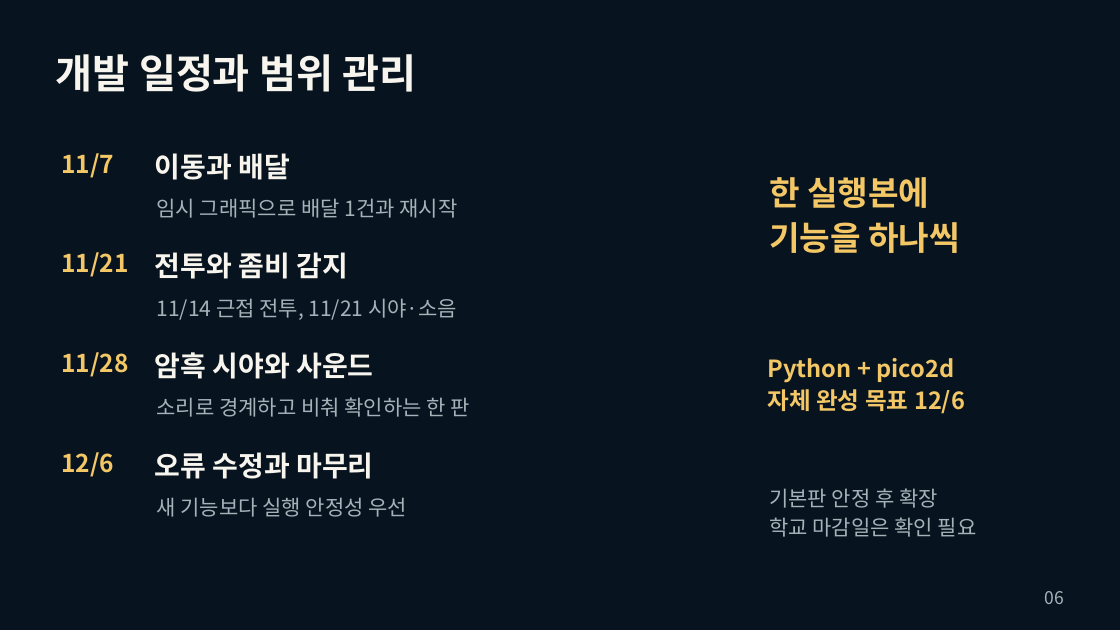
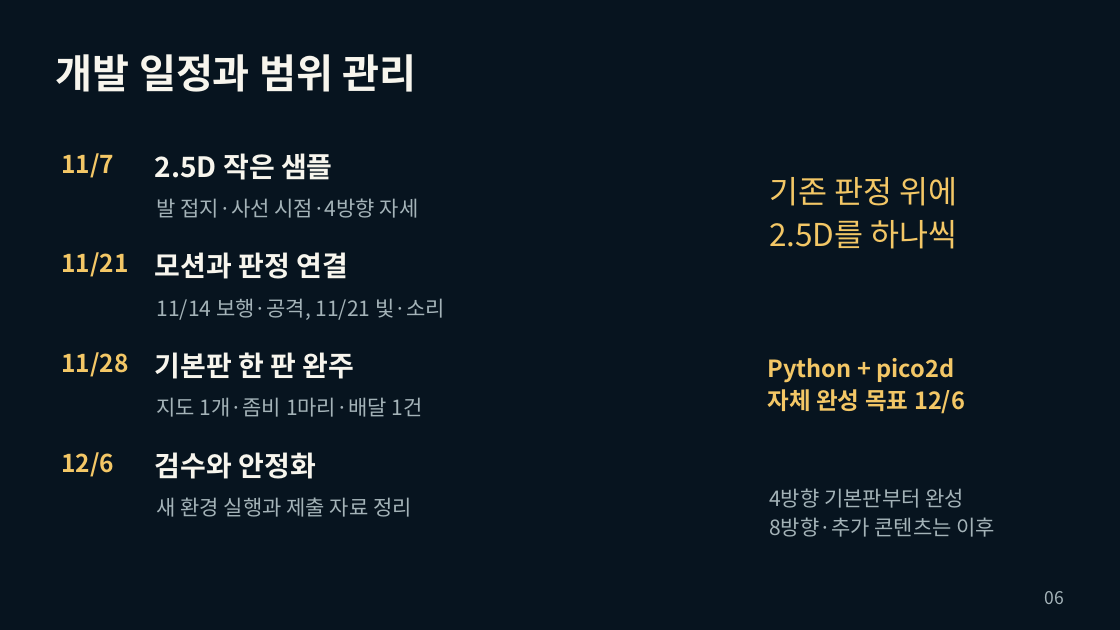
Before and after one commit to yoon778/2D_project, a slide deck: slide 6 of presentation/그림자_배달_1차발표_v2.pptx. Drawn at 1120x630 pixels with LibreOffice and Linux fonts; fonts in the diff are those of the drawing. Boxes give left, top, right and bottom in pixels: in the first picture for what was removed or moved away, otherwise in the second. Text is boxed around its words. In the diff, an @@ line names an element or a change of style, - is before the commit and + after.

Commit message:
docs: 2.5D 발표와 기획 PPT 및 시각자료 갱신

```diff
--- a/presentation/그림자_배달_1차발표_v2.pptx
+++ b/presentation/그림자_배달_1차발표_v2.pptx
@@ text at (155,153,333,180): text changed @@
-이동과 배달
+2.5D 작은 샘플
@@ text at (769,177,958,249): text changed; size 28.5 to 27 pt; bold off @@
-한 실행본에
-기능을 하나씩
+기존 판정 위에
+2.5D를 하나씩
@@ text at (157,198,419,218): text changed @@
-임시 그래픽으로 배달 1건과 재시작
+발 접지·사선 시점·4방향 자세
@@ text at (155,252,348,279): text changed @@
-전투와 좀비 감지
+모션과 판정 연결
@@ text at (157,298,445,320): text changed @@
-11/14 근접 전투, 11/21 시야·소음
+11/14 보행·공격, 11/21 빛·소리
@@ text at (155,352,355,379): text changed @@
-암흑 시야와 사운드
+기본판 한 판 완주
@@ text at (157,397,422,417): text changed @@
-소리로 경계하고 비춰 확인하는 한 판
+지도 1개·좀비 1마리·배달 1건
@@ text at (155,452,315,479): text changed @@
-오류 수정과 마무리
+검수와 안정화
@@ text at (157,497,412,517): text changed @@
-새 기능보다 실행 안정성 우선
+새 환경 실행과 제출 자료 정리
@@ text at (769,488,995,537): text changed @@
-기본판 안정 후 확장
-학교 마감일은 확인 필요
+4방향 기본판부터 완성
+8방향·추가 콘텐츠는 이후
```
Also in this commit, not shown: 4 other slides changed, 10 other files.
